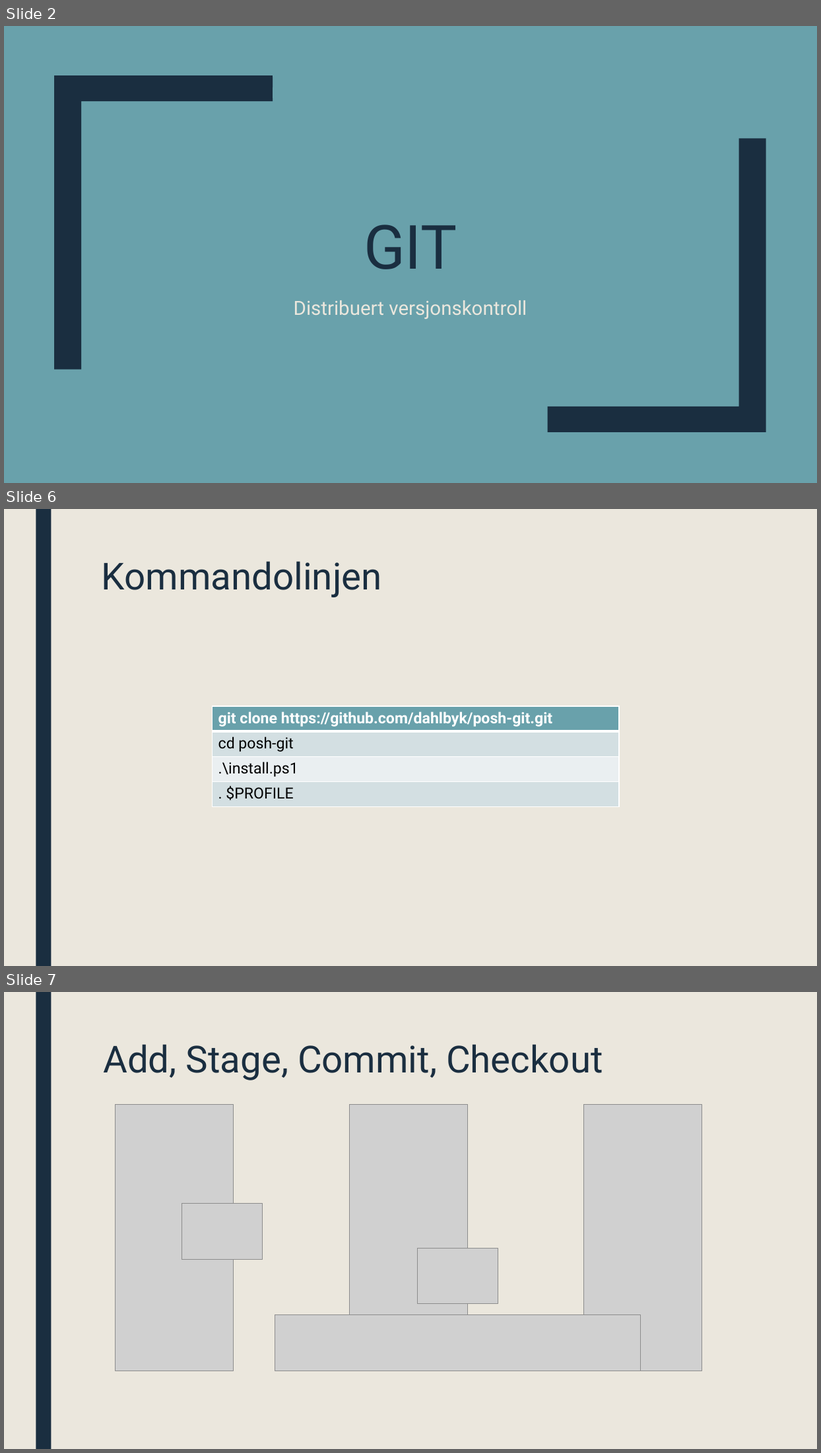
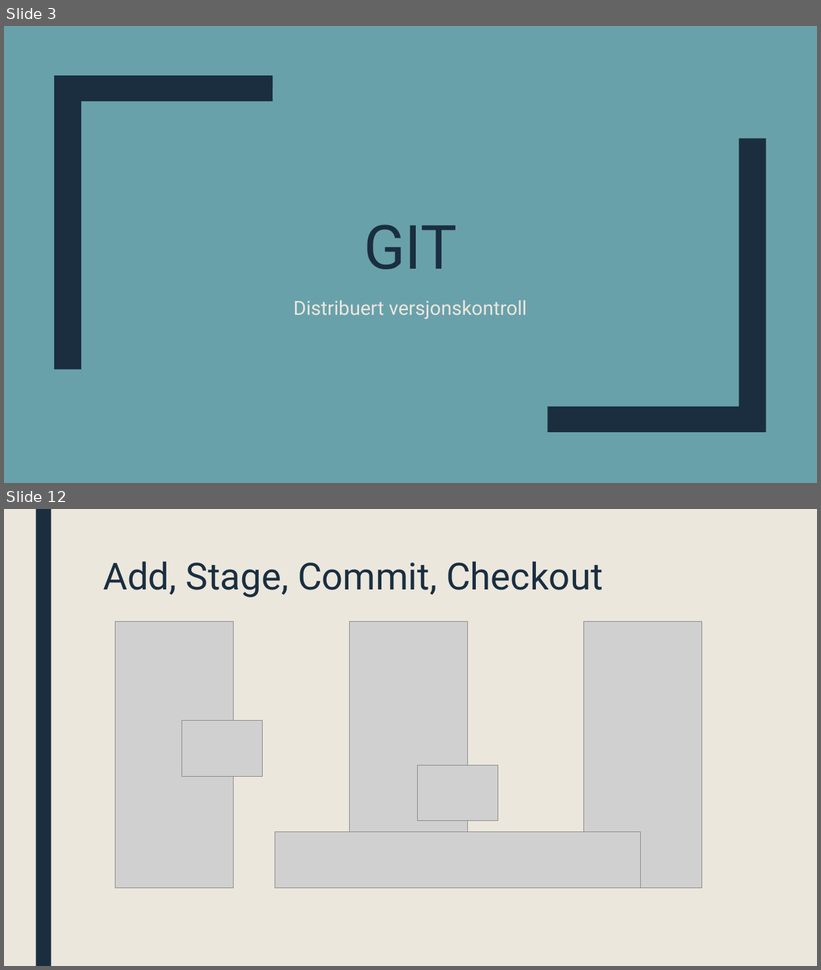
Before and after one commit to ufarm/sommer2016, a slide deck: GIT.pptx. Shown one above the other, each under a label of ours: slides 2, 6 and 7 before the commit, slides 3 and 12 after it; the slides between them are not shown. The pictures are 821x1453 and 821x970 pixels, drawn with LibreOffice and Linux fonts; fonts in the diff are those of the drawing; grey boxes stand for pictures. Boxes give left, top, right and bottom in pixels: in the first picture for what was removed or moved away, otherwise in the second. Text is boxed around its words. In the diff, an @@ line names an element or a change of style, - is before the commit and + after.

```diff
--- a/GIT.pptx
+++ b/GIT.pptx
@@ slide 6 removed at (4,509,817,966), background #EBE7DD; not listed: 1 template element that a slide beside it also shows @@
@@ title removed at (102,561,382,597) @@
-Kommandolinjen
@@ table removed at (212,706,619,807), 4 rows, 1 columns @@
-git clone https://github.com/dahlbyk/posh-git.git
-cd posh-git
-.\install.ps1
-. $PROFILE
@@ what was slide 2 is now slide 3 @@
@@ what was slide 7 is now slide 12 @@
```
Also in this commit, not shown: 4 slides changed, 7 slides added, 1 other slide removed.
